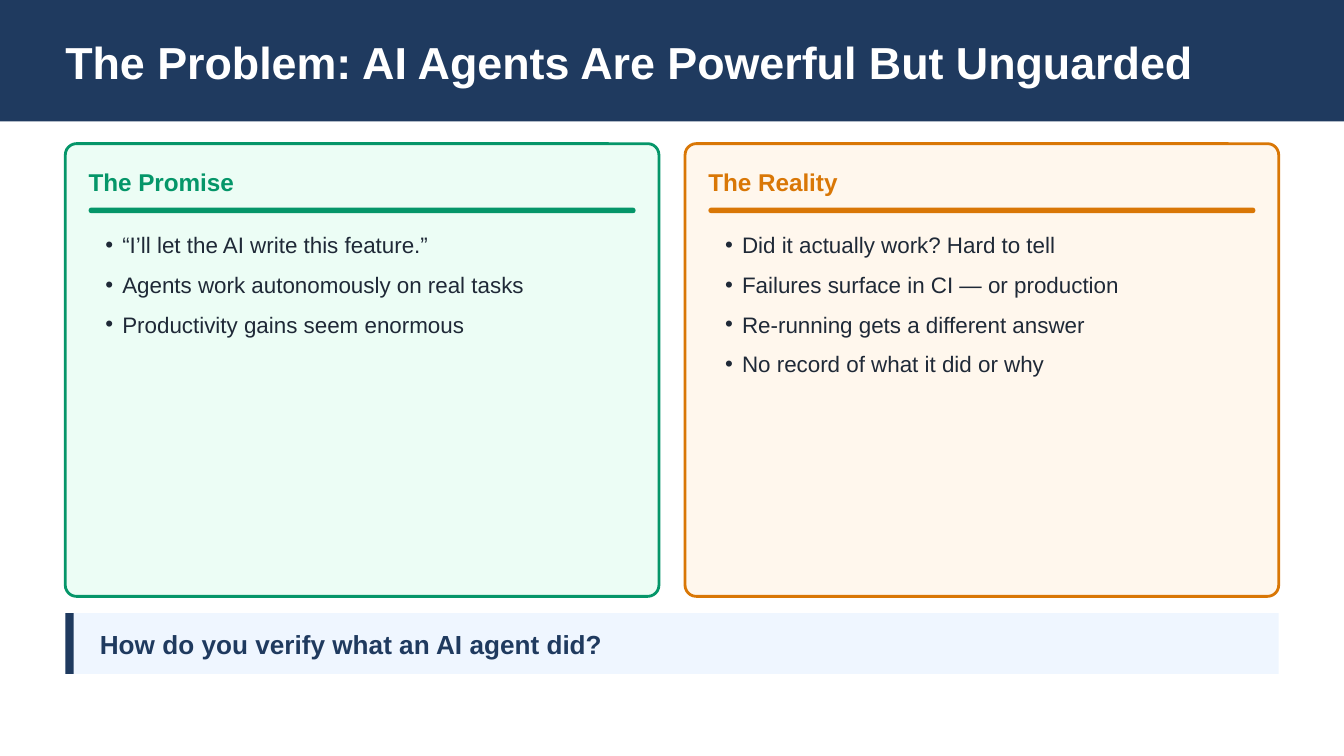
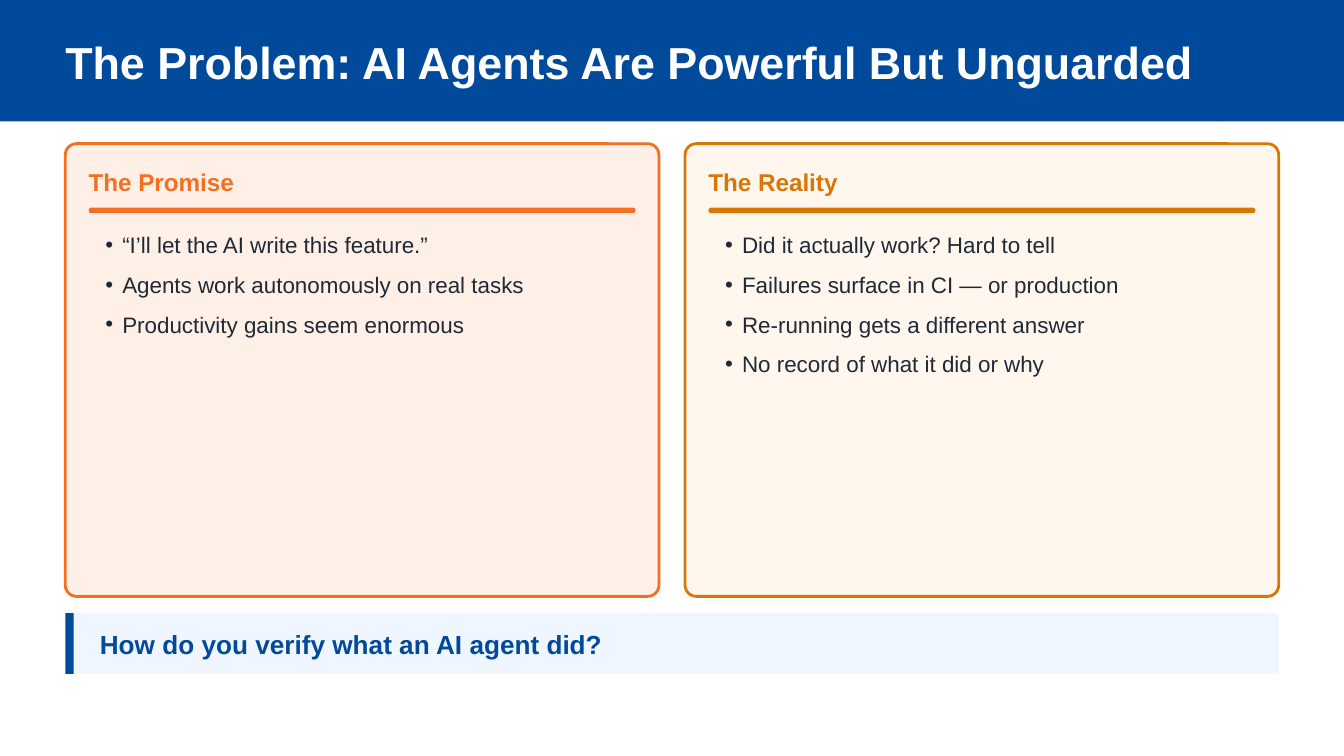
Before and after one commit to Servant-Software-LLC/Guardrails, a slide deck: slide 2 of docs/presentations/guardrails-lunch-and-learn-2026-06-15.pptx. Drawn at 1344x756 pixels with LibreOffice and Linux fonts; fonts in the diff are those of the drawing. Boxes give left, top, right and bottom in pixels: in the first picture for what was removed or moved away, otherwise in the second. Text is boxed around its words. In the diff, an @@ line names an element or a change of style, - is before the commit and + after.

```diff
--- a/docs/presentations/guardrails-lunch-and-learn-2026-06-15.pptx
+++ b/docs/presentations/guardrails-lunch-and-learn-2026-06-15.pptx
@@ rectangle at box(0, 0, 1344, 121): fill #1F3A5F to #01499B @@
@@ rounded rectangle at box(66, 144, 660, 597): fill #ECFDF5 to #FEF0E6; outline #059669 1.5 pt to #F36F21 1.5 pt @@
@@ text "The Promise" at box(89, 173, 234, 192): text colour #059669 to #F36F21 @@
@@ rounded rectangle at box(89, 207, 636, 212): fill #059669 to #F36F21 @@
@@ line (70, 613) - (70, 673): stroke #1F3A5F 4.5 pt to #01499B 4.5 pt @@
@@ text "How do you verify what ..." at box(100, 635, 602, 660): text colour #1F3A5F to #01499B @@
```
Also in this commit, not shown: 12 other slides changed.
